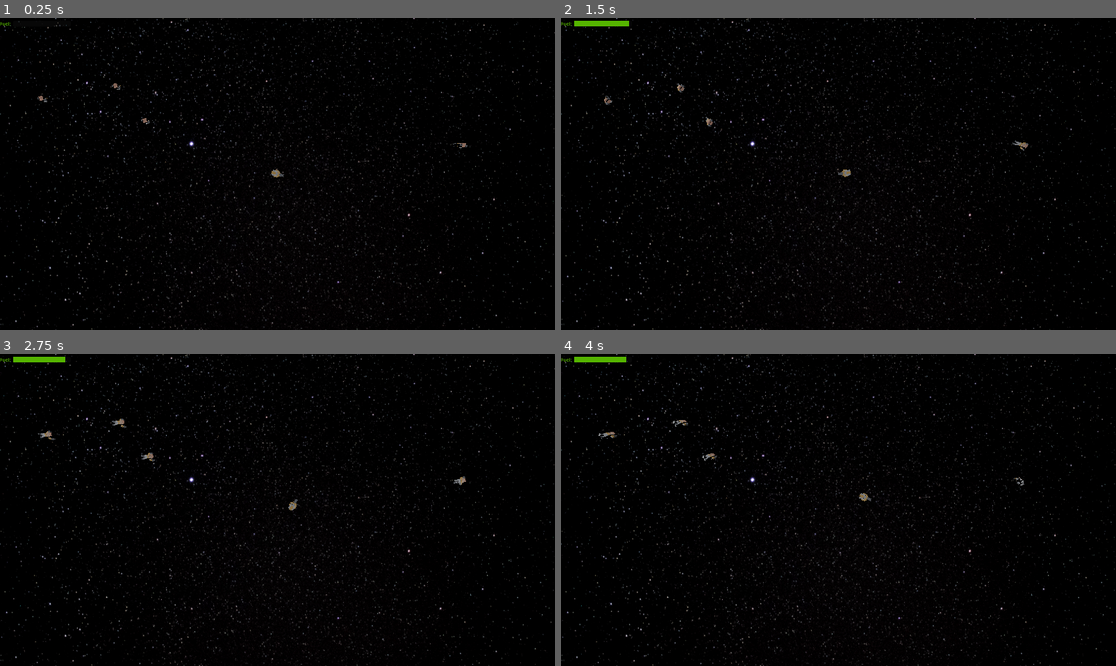
Above: before the commit, frames 1-4 (two rows, left to right).
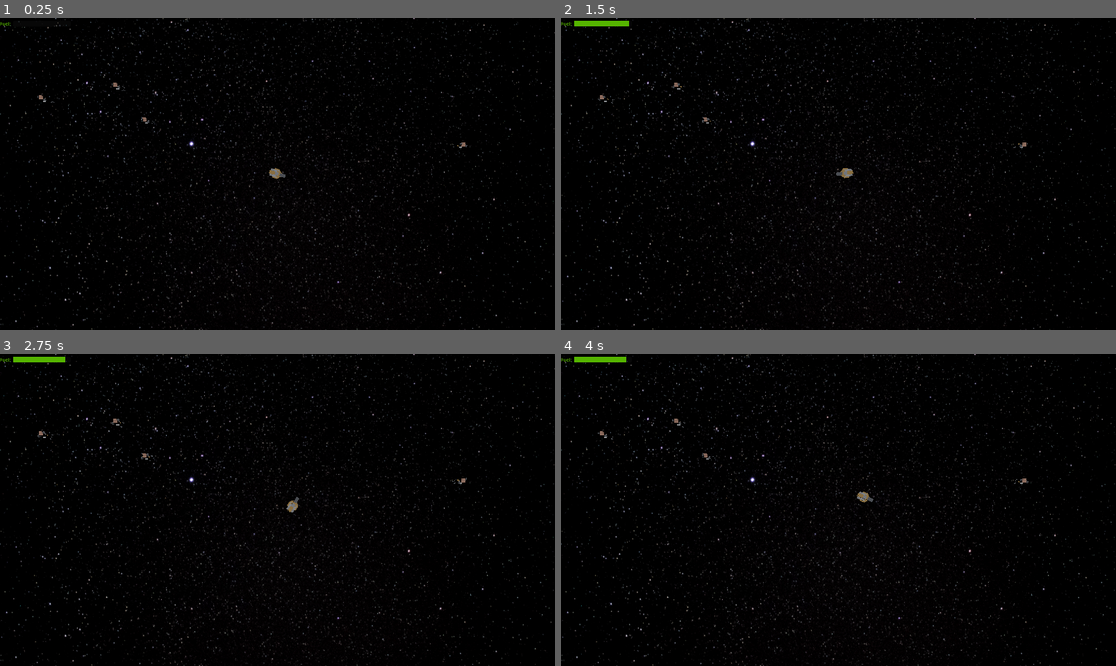
Above: after the commit, the same moments.

Repository: SiJiL82/limited-space
Game: Godot game, scene res://world.tscn
Same seed, same stepped clock (60 frames per second), same inputs: the game is played once before the commit and once after it.
Inputs (mouse positions are in pixels of both pictures, inside the frame that each line leads up to):
- Up to frame 1 (0.25 s): no input
- Up to frame 2 (1.5 s): tap Enter at 0.5 s; move the mouse to (960, 158) at 0.52 s; hold Space (thruster) 0.53-1.28 s; move the mouse to (727, 189) at 1.27 s
- Up to frame 3 (2.75 s): move the mouse to (333, 441) at 2.02 s; hold Space (thruster) from 2.03 s (still down)
- Up to frame 4 (4 s): move the mouse to (810, 572) at 2.77 s; move the mouse to (1005, 556) at 3.52 s; release Space (thruster) at 3.53 s

The runs differ from the first frame. In frame 1, less than 0.1% of the frame differs, in the area x 6-85%, y 20-52%; in frame 2, 0.2%; in frame 3, 0.2%, in the area x 6-85%, y 20-51%; in frame 4, 0.2%.

Commit message:
Move assets to folders

Diff:
--- a/astronaut_floating.tscn
+++ b/assets/Scenes/astronaut_floating.tscn
@@ -1,6 +1,6 @@
 [gd_scene load_steps=5 format=3 uid="uid://dhceg8hiqpuwa"]
 
-[ext_resource type="PackedScene" uid="uid://chyr1drd8ox03" path="res://assets/astronautA.glb" id="1_p3kgj"]
+[ext_resource type="PackedScene" uid="uid://chyr1drd8ox03" path="res://assets/meshes/astronautA.glb" id="1_71chj"]
 
 [sub_resource type="Animation" id="Animation_ijycn"]
 length = 0.001
@@ -119,7 +119,7 @@
 }
 tracks/4/type = "value"
 tracks/4/imported = false
-tracks/4/enabled = true
+tracks/4/enabled = false
 tracks/4/path = NodePath(".:rotation")
 tracks/4/interp = 1
 tracks/4/loop_wrap = true
@@ -139,7 +139,7 @@
 [node name="astronautFloating" type="Node3D"]
 transform = Transform3D(10, 0, 0, 0, 10, 0, 0, 0, 10, 0, 0, 0)
 
-[node name="astronautA" parent="." instance=ExtResource("1_p3kgj")]
+[node name="astronautA" parent="." instance=ExtResource("1_71chj")]
 transform = Transform3D(1, 8.88177e-16, 2.98023e-08, 0, 1, -2.98023e-08, -2.98023e-08, 2.98023e-08, 1, 0, 0, 0)
 
 [node name="armLeft" parent="astronautA/tmpParent/astronautA2" index="0"]
--- a/project.godot
+++ b/project.godot
@@ -15,10 +15,6 @@
 config/features=PackedStringArray("4.1", "Forward Plus")
 config/icon="res://icon.svg"
 
-[autoload]
-
-Main="*res://main.gd"
-
 [display]
 
 window/size/viewport_width=1920
--- a/world.gd
+++ b/scripts/World.gd
@@ -1,6 +1,6 @@
 extends Node3D
 
-var StrandedAstronaut = preload("res://astronaut_floating.tscn")
+var StrandedAstronaut = preload("res://assets/Scenes/astronaut_floating.tscn")
 var rng = RandomNumberGenerator.new()
 
 # Called when the node enters the scene tree for the first time.
--- a/world.tscn
+++ b/world.tscn
@@ -1,6 +1,6 @@
 [gd_scene load_steps=11 format=3 uid="uid://bhp02k7rppku4"]
 
-[ext_resource type="Script" path="res://world.gd" id="1_a47ed"]
+[ext_resource type="Script" path="res://scripts/world.gd" id="1_1puxw"]
 [ext_resource type="Script" path="res://scripts/FuelBar.gd" id="1_hv1n5"]
 [ext_resource type="Texture2D" uid="uid://c73wkwc2iey00" path="res://assets/sprites/space_background.jpg" id="1_qff8a"]
 [ext_resource type="Script" path="res://scripts/Player.gd" id="2_bqaxd"]
@@ -17,7 +17,7 @@
 
 [node name="World" type="Node3D"]
 transform = Transform3D(1, 0, 0, 0, 1, 0, 0, 0, 1, 0.57782, 0, 0.176666)
-script = ExtResource("1_a47ed")
+script = ExtResource("1_1puxw")
 
 [node name="UI" type="CanvasLayer" parent="."]
 
@@ -65,7 +65,7 @@
 camera = NodePath("../Camera3D")
 
 [node name="craft_racer" parent="Player" instance=ExtResource("3_x2m0j")]
-transform = Transform3D(4.5, 0, 0, 0, 4.5, 0, 0, 0, 4.5, 0, 0, 0)
+transform = Transform3D(6, 0, 0, 0, 6, 0, 0, 0, 6, 0, 0, 0)
 shape = SubResource("BoxShape3D_nx7s0")
 
 [node name="Engines" type="Node3D" parent="Player/craft_racer" node_paths=PackedStringArray("timer", "player")]
Renamed: assets/astronautA.glb -> assets/meshes/astronautA.glb
Not shown, changed: assets/meshes/astronautA.glb.import
